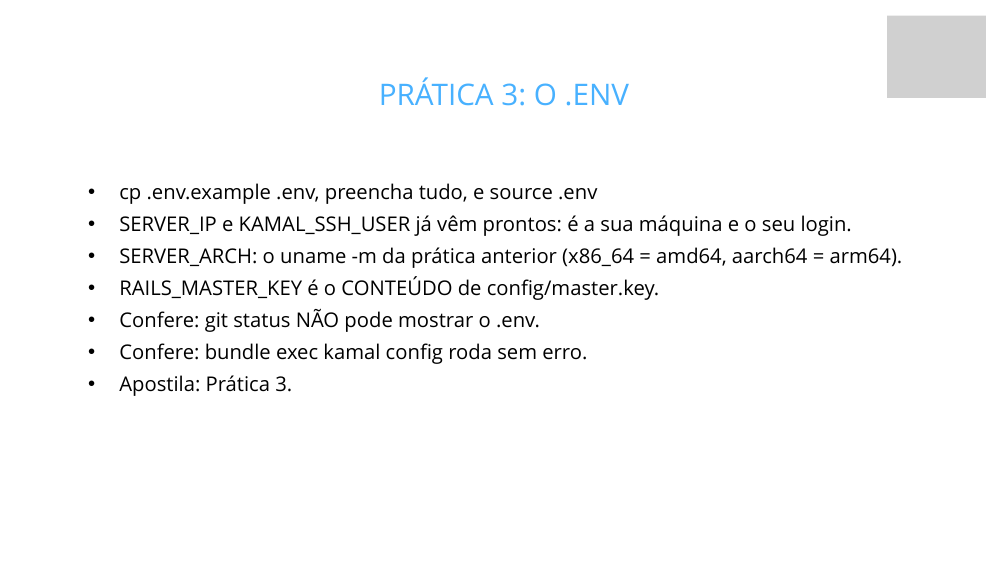
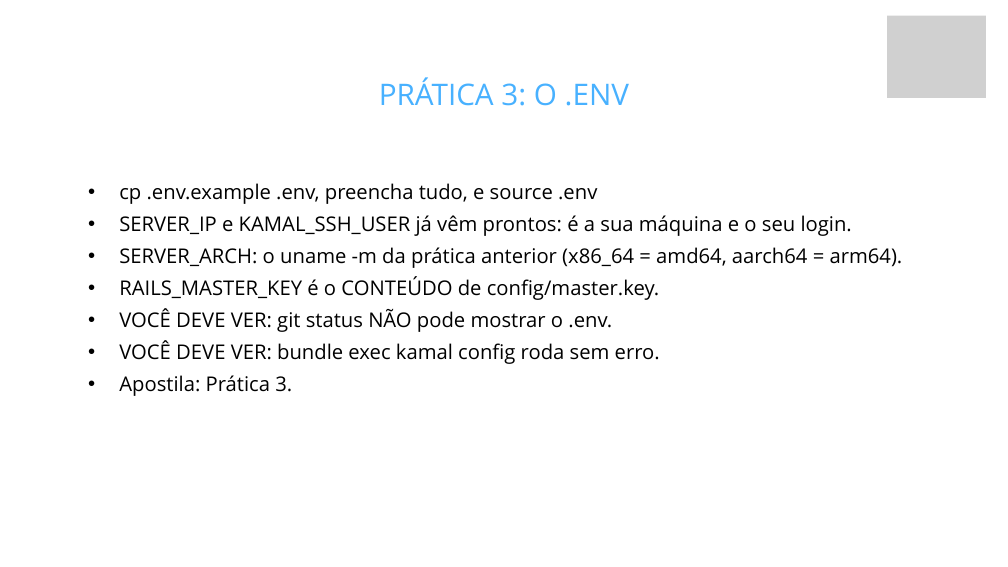
Before and after one commit to fabriciosiqueira08/capacitacao-gabarito, a slide deck: slide 36 of slides/build/aula-04-servidor-docker-kamal-e-deploy.pptx. Drawn at 1008x567 pixels with LibreOffice and Linux fonts; fonts in the diff are those of the drawing; grey boxes stand for pictures; background and template pictures are left out. Boxes give left, top, right and bottom in pixels: in the first picture for what was removed or moved away, otherwise in the second. Text is boxed around its words. In the diff, an @@ line names an element or a change of style, - is before the commit and + after.

Commit message:
Faz o aluno ver o resultado, e amarra slide, prática e apostila
Com os dados de execução da revisão anterior, dá para mostrar ao aluno o que
tem que aparecer na tela, em vez de só mandar rodar. Foi isso que faltava para
o material fluir.

## O aluno agora vê o que dá certo

Toda prática mostra o resultado esperado, com o corpo real da resposta, tirado
dos controllers e do que eu medi rodando. Antes ele lia "Confere: 201" e tinha
que adivinhar como era o 201.

A convenção ficou uma só, na apostila e no deck: "O que você deve ver" e
"VOCÊ DEVE VER". Estava misturado com "Confere" em 25 lugares, e as Aulas 2 e 4
não mostravam resultado nenhum nos slides.

## A Aula 3 passa a ser feita no Insomnia

O material montava a coleção do Insomnia na Prática 2 e depois usava só curl,
com pipeline de grep e sed para extrair o token. Para um júnior isso é hostil, e
o próprio texto admitia ao mandar usar o Insomnia quem apanhasse de aspas.

Agora cada rota é exercitada no Insomnia, que é onde ele vê status, cabeçalhos
e corpo lado a lado. O curl continua, como alternativa em bloco de citação para
quem prefere terminal.

Isso resolveu um problema que o curl escondia: o token vem no CABEÇALHO
Authorization, não no corpo. No pipeline de grep isso passava batido; no
Insomnia o aluno precisa abrir a aba de headers e ver com os olhos.

## O ciclo escrever, rodar, ver

A Prática 5 da Aula 1 agora mostra a saída do routes e do curl, e manda repetir
no Insomnia, com uma frase que vale para o curso inteiro: faça isso depois de
cada rota que criar. É o que fecha o ciclo entre escrevi um arquivo e existe
uma API funcionando.

E três práticas ganharam "antes de rodar, aposte": no logout (200 ou 401?), no
bcrypt e no certificado. Prever antes de observar é o que separa vi acontecer
de entendi.

## Harmonia

Conferi por script que todo termo técnico citado num slide de prática existe na
prática correspondente da apostila. Sobrava um (o uname da Aula 4, que estava
na Prática 2 e o slide citava na 3), e foi alinhado.

Decks e PDFs regerados, sem aviso de fonte, nenhum slide com 8 bullets, links e
âncoras resolvendo, e zero padrão de escrita de IA.

```diff
--- a/slides/build/aula-04-servidor-docker-kamal-e-deploy.pptx
+++ b/slides/build/aula-04-servidor-docker-kamal-e-deploy.pptx
@@ text at [119, 308, 660, 364]: text changed @@
-  • Confere: git status NÃO pode mostrar o .env.
-  • Confere: bundle exec kamal config roda sem erro.
+  • VOCÊ DEVE VER: git status NÃO pode mostrar o .env.
+  • VOCÊ DEVE VER: bundle exec kamal config roda sem erro.
```
Also in this commit, not shown: 5 other slides changed, 37 other files.
